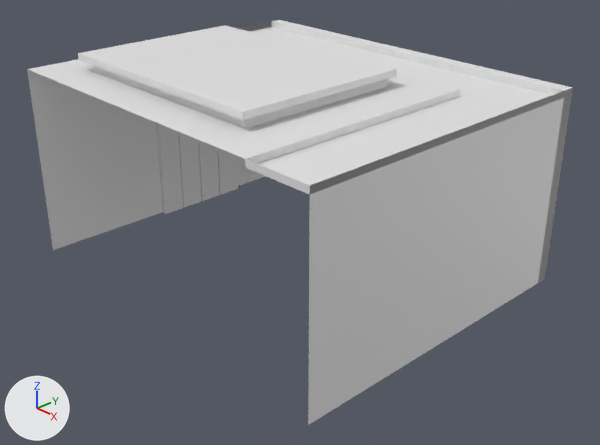
A saved change to the Blender file .Blend/T1.blend.
Both versions are drawn from a 50 mm camera at (8.52, -7.82, 4.76) aimed at (0.35, -0.14, -0.61). Lighting does not change. The marker at lower left points along +X, +Y and +Z.

The older version as bpy lines, for what is in view:
```python
me_cube = bpy.data.meshes.new('Cube')
me_cube.from_pydata(...)  # 124 vertices, 108 faces; spans x -1.0..1.0, y -1.0..1.0, z -1.0..1.0
me_cube.materials.append(mat_material)  # white #e7e7e7
me_cube_002 = bpy.data.meshes.new('Cube.002')
me_cube_002.from_pydata([(1.0, 1.0, -1.0), (1.0, -1.0, -1.0), (-1.0, 1.0, -1.0), (-1.0, -1.0, -1.0)], [], [(2, 3, 1, 0)])
me_cube_002.materials.append(mat_material)  # white #e7e7e7
me_cube_003 = bpy.data.meshes.new('Cube.003')
me_cube_003.from_pydata(...)  # 120 vertices, 124 faces; spans x -0.83..0.83, y 0.92..1.0, z -1.0..1.0
me_cube_003.materials.append(mat_material)  # white #e7e7e7
ob_floor = bpy.data.objects.new('Floor', me_cube_002)
ob_floor.location = (0.0, 0.0, 0.0)
ob_floor.scale = (3.0, 2.5, 1.5)
ob_floor.hide_set(True)
ob_wall = bpy.data.objects.new('Wall', me_cube)
ob_wall.location = (0.0, 0.0, 0.0)
ob_wall.scale = (3.0, 2.5, 1.5)
ob_windowframe = bpy.data.objects.new('WindowFrame', me_cube_003)
ob_windowframe.location = (0.0, 0.0, 0.0)
ob_windowframe.scale = (3.0, 2.5, 1.5)
# also in view: 'Root' at (0.0, 0.0, 1.57)
```
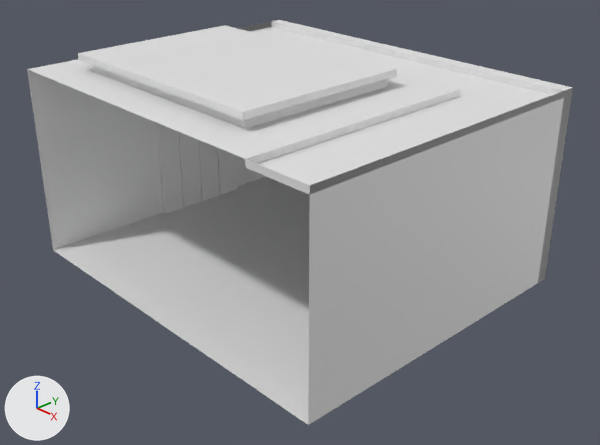
Location of each change, (x1, y1, x2, y2) in pixels of the pictures (600 x 445 px):
'Floor', shown
    after: (54, 177, 310, 424)

The edits, one by one:
Object 'Floor' (ob_floor) is now shown.
